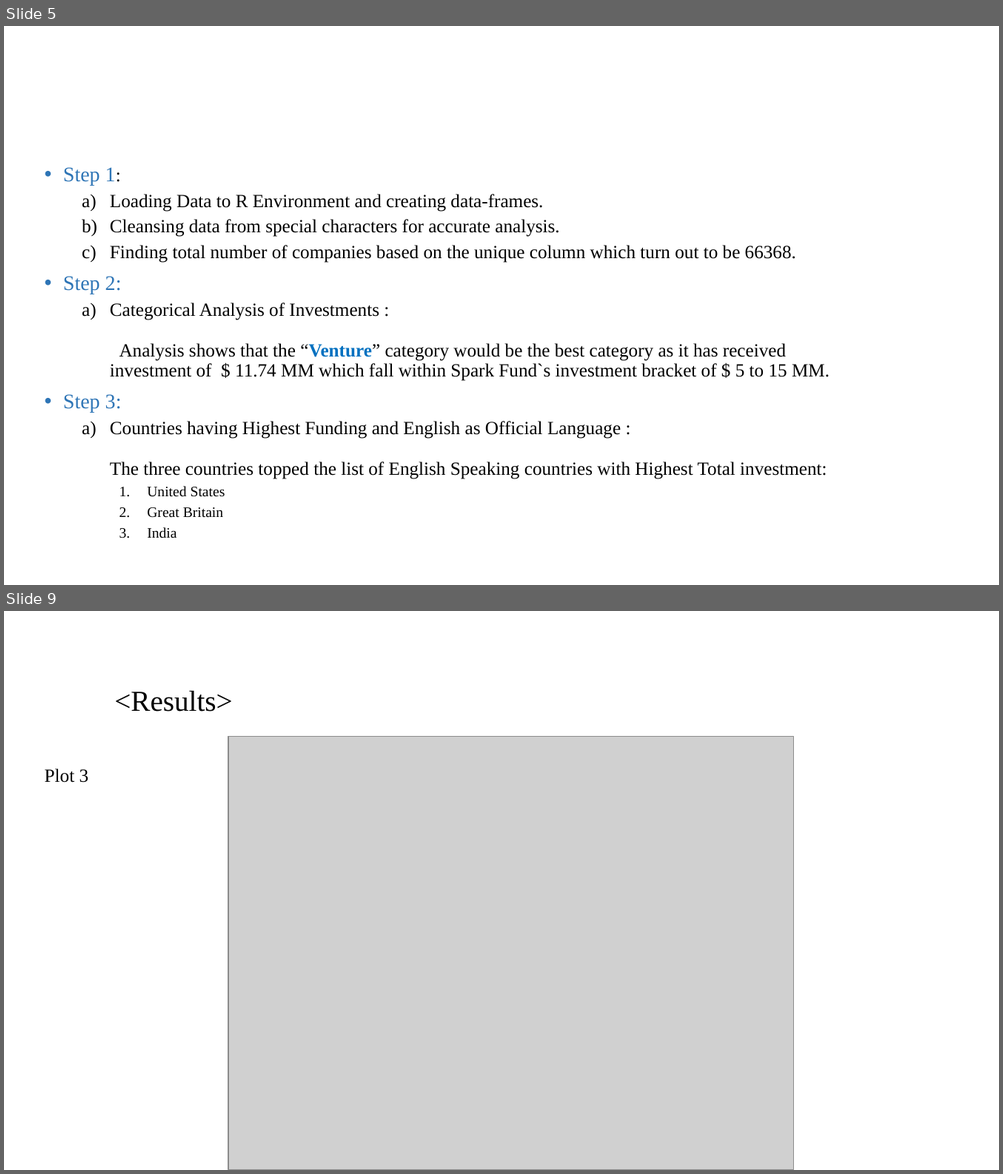
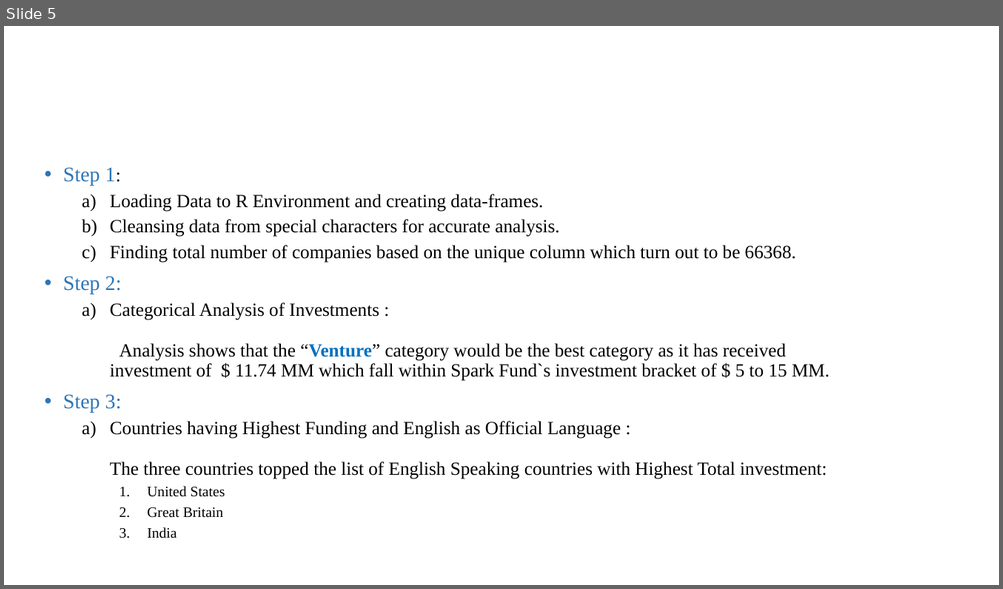
Before and after one commit to Bhumit-t/InvestmentCaseStuday, a slide deck: Spark Funds Presentation.pptx. Shown one above the other, each under a label of ours: slides 5 and 9 before the commit, slide 5 after it; the slides between them are not shown. The pictures are 1003x1174 and 1003x589 pixels, drawn with LibreOffice and Linux fonts; fonts in the diff are those of the drawing; grey boxes stand for pictures; background and template pictures are left out. Boxes give left, top, right and bottom in pixels: in the first picture for what was removed or moved away, otherwise in the second. Text is boxed around its words. In the diff, an @@ line names an element or a change of style, - is before the commit and + after.

```diff
--- a/Spark Funds Presentation.pptx
+++ b/Spark Funds Presentation.pptx
@@ slide 9 removed at [4, 611, 999, 1170], background #FFFFFF @@
@@ title removed at [114, 690, 232, 712] @@
-<Results>
@@ picture removed at [228, 737, 794, 1170] @@
@@ text removed at [45, 769, 89, 783] @@
-Plot 3
```
Also in this commit, not shown: 4 slides changed, 4 slides added, 3 other slides removed.
